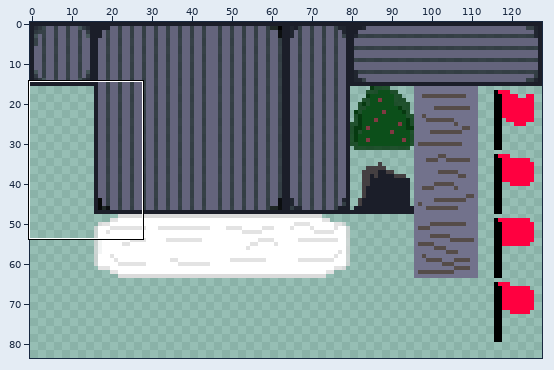
Sprite sheet, stored at assets/textures/environment.png. Above, an overview of the earlier version with the close-up marked.
Close-up. Before the commit:
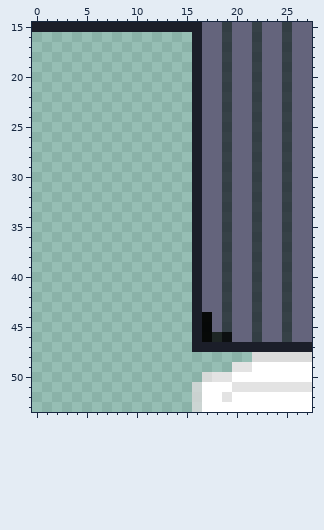
The file is 128x128 pixels. Colours within 5 levels of each other are drawn and written as one. Shown: x 0..27, y 15..53. The wide view leaves out empty margins.
And afterwards:
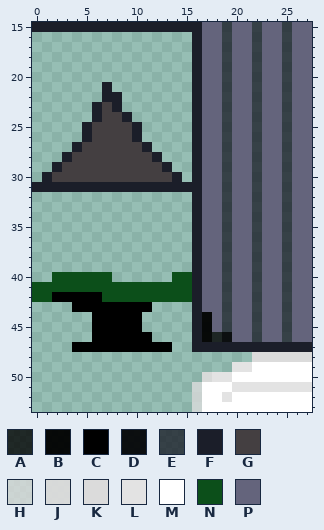
Palette (. is transparent): A #000000c8  B #000000f3  C #000000  D #050608f3  E #1b1e29c8  F #1b1e29  G #443f41  H #dbdbdbc8  J #dbdbdbf3  K #dbdbdb  L #e3e3e3  M #ffffff  N #0c4f1a  P #64647c
The exact change:
{"y":21,"x":7,"old":".","new":"F"}
{"y":22,"x":7,"old":"..","new":"FF"}
{"y":23,"x":6,"old":"...","new":"FGF"}
{"y":24,"x":6,"old":"....","new":"FGGF"}
{"y":25,"x":5,"old":"......","new":"FGGGGF"}
{"y":26,"x":5,"old":"......","new":"FGGGGF"}
{"y":27,"x":4,"old":"........","new":"FGGGGGGF"}
{"y":28,"x":3,"old":"..........","new":"FGGGGGGGGF"}
{"y":29,"x":2,"old":"............","new":"FGGGGGGGGGGF"}
{"y":30,"x":1,"old":"..............","new":"FGGGGGGGGGGGGF"}
{"y":31,"x":0,"old":"................","new":"FFFFFFFFFFFFFFFF"}
{"y":40,"x":2,"old":"......","new":"NNNNNN"}
{"y":40,"x":14,"old":"..","new":"NN"}
{"y":41,"x":0,"old":"................","new":"NNNNNNNNNNNNNNNN"}
{"y":42,"x":0,"old":"................","new":"NNCCCCCNNNNNNNNN"}
{"y":43,"x":4,"old":"........","new":"CCCCCCCC"}
{"y":44,"x":6,"old":".....","new":"CCCCC"}
{"y":45,"x":6,"old":".....","new":"CCCCC"}
{"y":46,"x":6,"old":"......","new":"CCCCCC"}
{"y":47,"x":4,"old":"..........","new":"CCCCCCCCCC"}
{"label":"added","picture_box":[32,82,192,192]}
{"label":"added","picture_box":[32,272,192,352]}
